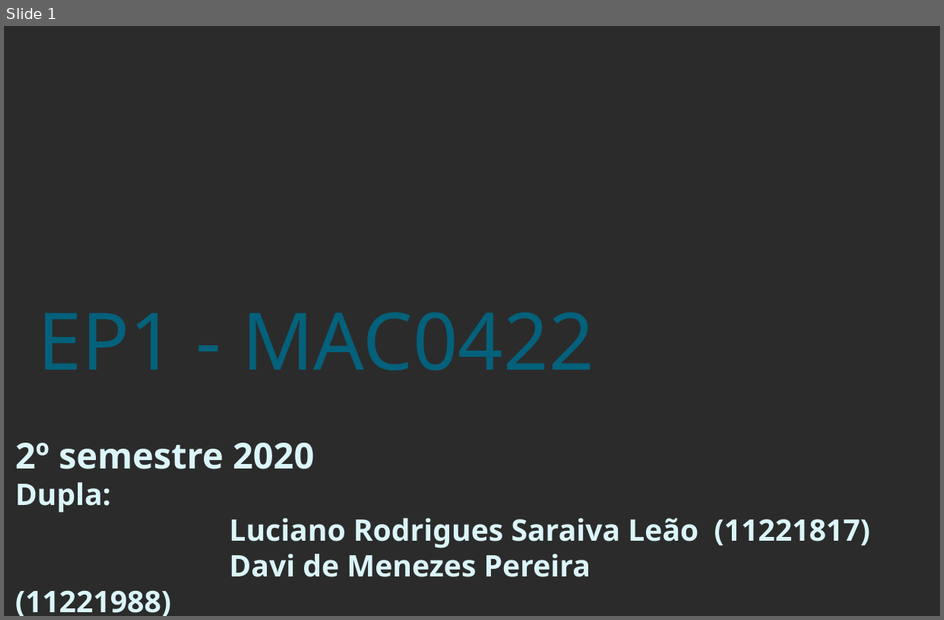
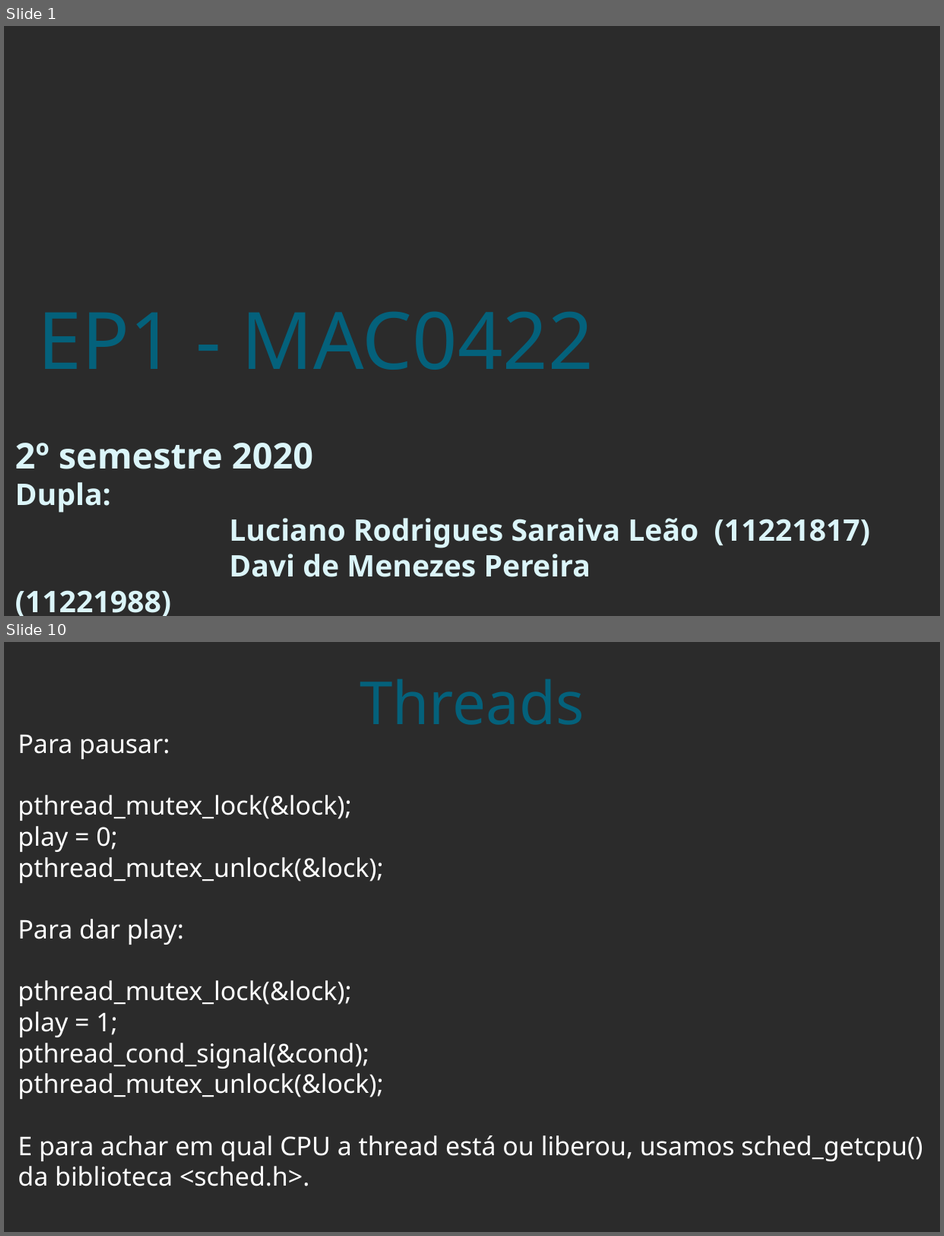
Before and after one commit to davimp/SistemasOperacionais, a slide deck: ep1/slides.odp. Shown one above the other, each under a label of ours: slide 1 before the commit, slides 1 and 10 after it; the slides between them are not shown. The pictures are 944x620 and 944x1236 pixels, drawn with LibreOffice and Linux fonts; fonts in the diff are those of the drawing; background and template pictures are left out; a plain dark background stands for a picture behind light text. Boxes give left, top, right and bottom in pixels: in the first picture for what was removed or moved away, otherwise in the second. Text is boxed around its words. In the diff, an @@ line names an element or a change of style, - is before the commit and + after.

```diff
--- a/ep1/slides.odp
+++ b/ep1/slides.odp
@@ slide 10 added at bbox=[4, 642, 940, 1232], background picture (left out) @@
@@ title added at bbox=[51, 651, 894, 750], 59.9 pt, text #04617B @@
+Threads
@@ text added at bbox=[18, 734, 923, 1186], 26 pt, text #FFFFFF @@
+Para pausar:
+pthread_mutex_lock(&lock);
+play = 0;
+pthread_mutex_unlock(&lock);
+Para dar play:
+pthread_mutex_lock(&lock);
+play = 1;
+pthread_cond_signal(&cond);
+pthread_mutex_unlock(&lock);
+E para achar em qual CPU a thread está ou liberou, usamos sched_getcpu() da biblioteca <sched.h>.
@@ slide 1 changed as well @@
@@ subtitle at bbox=[15, 442, 313, 469]: size 36 to 35.9 pt in "2º semestre 2020" @@
```
Also in this commit, not shown: 10 other slides added, 2 slides removed, 1 other file.
